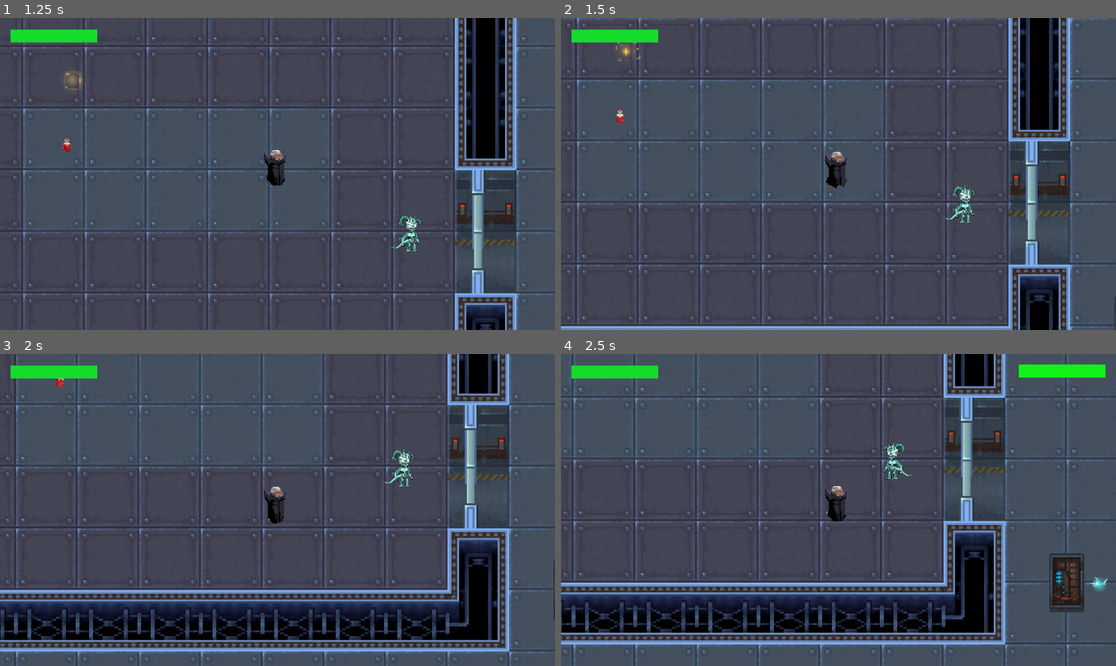
Above: before the commit, frames 1-4 (two rows, left to right).
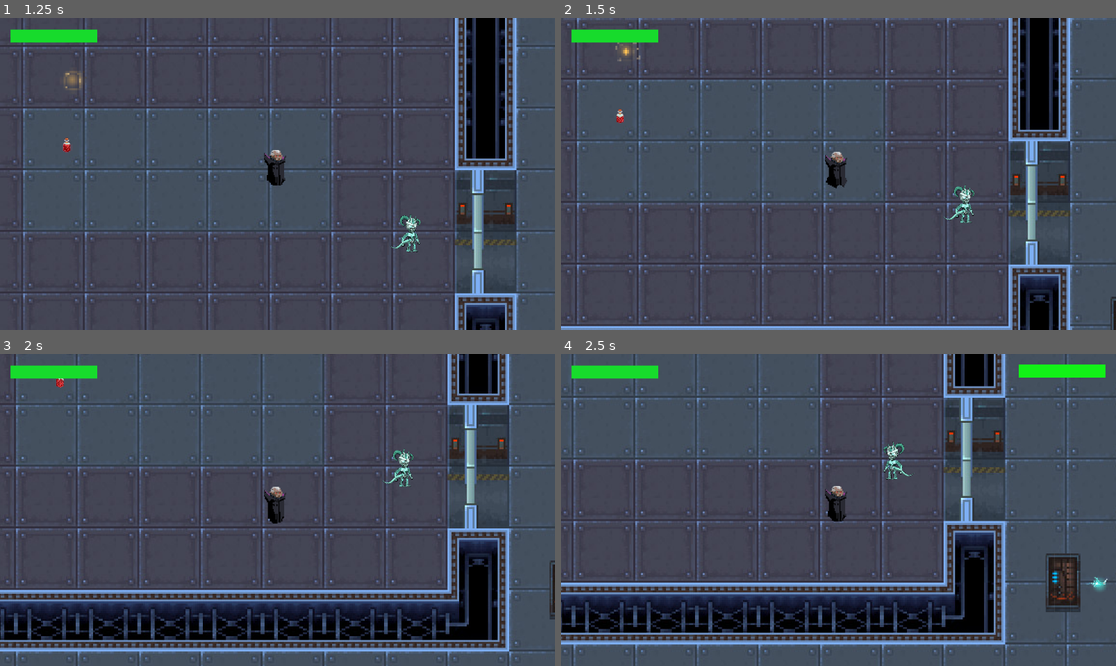
Above: after the commit, the same moments.

Repository: brianxiaodev/bloodmoon
Game: Godot game, scene res://scenes/blood_moon.tscn
Two runs of this game, one before a commit and one after it. Both use one fixed random seed, a clock stepped at 60 frames per second and the inputs below.
Inputs:
- Up to frame 1 (1.25 s): hold Right (ui_right) from 0.53 s (still down); hold Shift (dash) from 0.53 s (still down)
- Up to frame 2 (1.5 s): release Right (ui_right) at 1.28 s; release Shift (dash) at 1.28 s; hold Down (ui_down) from 1.28 s (still down); tap Z (stealth) at 1.35 s
- Up to frame 3 (2 s): keep holding Down (ui_down)
- Up to frame 4 (2.5 s): release Down (ui_down) at 2.03 s; hold Right (ui_right) from 2.03 s (still down); hold Shift (dash) from 2.03 s (still down)

Frame 1 is identical in both runs. In frame 2, less than 0.1% of the frame differs, in the area x 98-100%, y 89-100%; in frame 3, 0.1%; in frame 4, 0.6%, in the area x 87-95%, y 63-83%.

Commit message:
fixed bug in alien animation

Diff:
--- a/scenes/blood_moon.tscn
+++ b/scenes/blood_moon.tscn
@@ -25,8 +25,49 @@
 [node name="Camera2D" type="Camera2D" parent="Vampire"]
 zoom = Vector2(2, 2)
 
+[node name="Bullet" parent="." instance=ExtResource("6_3kn01")]
+
+[node name="Bats" parent="." instance=ExtResource("8_punxx")]
+visible = false
+position = Vector2(-519, -191)
+collision_layer = 5
+collision_mask = 5
+
 [node name="BulletManager" type="Node2D" parent="."]
 script = ExtResource("4_q6r7r")
+
+[node name="Health" parent="." instance=ExtResource("9_punxx")]
+
+[node name="UI" parent="." instance=ExtResource("10_xv8qn")]
+script = ExtResource("11_h4ocb")
+
+[node name="Enemy" parent="." instance=ExtResource("7_1dman")]
+position = Vector2(-177, -116)
+
+[node name="Enemy2" parent="." instance=ExtResource("7_1dman")]
+position = Vector2(207, -241)
+scale = Vector2(2, 2)
+
+[node name="Enemy3" parent="." instance=ExtResource("7_1dman")]
+position = Vector2(441, 69)
+
+[node name="Enemy4" parent="." instance=ExtResource("7_1dman")]
+position = Vector2(1142, 12)
+
+[node name="Enemy5" parent="." instance=ExtResource("7_1dman")]
+position = Vector2(-31, 275)
+scale = Vector2(2.5, 2.5)
+
+[node name="Enemy6" parent="." instance=ExtResource("7_1dman")]
+position = Vector2(813, -213)
+scale = Vector2(2.5, 2.5)
+
+[node name="Enemy7" parent="." instance=ExtResource("7_1dman")]
+position = Vector2(942, 314)
+scale = Vector2(2, 2)
+
+[node name="Enemy8" parent="." instance=ExtResource("7_1dman")]
+position = Vector2(-562, 201)
 
 [node name="Item7" parent="." instance=ExtResource("8_1dman")]
 position = Vector2(1197, -196)
@@ -49,19 +90,6 @@
 [node name="Item" parent="." instance=ExtResource("8_1dman")]
 position = Vector2(-126, -42)
 
-[node name="Bats" parent="." instance=ExtResource("8_punxx")]
-visible = false
-position = Vector2(-519, -191)
-collision_layer = 5
-collision_mask = 5
-
-[node name="Bullet" parent="." instance=ExtResource("6_3kn01")]
-
-[node name="Health" parent="." instance=ExtResource("9_punxx")]
-
-[node name="UI" parent="." instance=ExtResource("10_xv8qn")]
-script = ExtResource("11_h4ocb")
-
 [node name="Healthpotion5" parent="." instance=ExtResource("12_87vbj")]
 position = Vector2(236, 63)
 
@@ -77,33 +105,8 @@
 [node name="Healthpotion" parent="." instance=ExtResource("12_87vbj")]
 position = Vector2(-530, -218)
 
-[node name="Enemy" parent="." instance=ExtResource("7_1dman")]
-position = Vector2(-177, -116)
-
-[node name="Enemy5" parent="." instance=ExtResource("7_1dman")]
-position = Vector2(1027, 91)
-scale = Vector2(5.0625, 5.0625)
-
-[node name="Enemy4" parent="." instance=ExtResource("7_1dman")]
-position = Vector2(264, -173)
-scale = Vector2(3.375, 3.375)
-
-[node name="Enemy3" parent="." instance=ExtResource("7_1dman")]
-position = Vector2(-270, 279)
-scale = Vector2(2.25, 2.25)
-
-[node name="Enemy7" parent="." instance=ExtResource("7_1dman")]
-position = Vector2(444, 329)
-scale = Vector2(2.25, 2.25)
-
-[node name="Enemy8" parent="." instance=ExtResource("7_1dman")]
-position = Vector2(503, -9)
-scale = Vector2(2.25, 2.25)
-
-[node name="Enemy6" parent="." instance=ExtResource("7_1dman")]
-position = Vector2(143, 246)
-
 [node name="GameOver" parent="." instance=ExtResource("13_8hplf")]
 visible = false
 
 [node name="Door" parent="." instance=ExtResource("13_8hplf")]
+position = Vector2(-4, 0)
--- a/scripts/ai.gd
+++ b/scripts/ai.gd
@@ -28,6 +28,8 @@
 	zone.body_exited.connect(_on_player_detection_zone_body_exited)
 
 func _physics_process(delta: float) -> void:
+	if enemy.is_dead:
+		return
 	match current_state:
 		State.PATROL:
 			if not patrol_location_reached:
--- a/scripts/enemy.gd
+++ b/scripts/enemy.gd
@@ -70,23 +70,14 @@
 	# Stop shooting
 	shooting_timer.stop()
 
-	# Optional: Disconnect AI signal to avoid state flips
+	#disconnect ai process
 	ai.state_changed.disconnect(_on_state_changed)
+	ai.set_process(false)
+	ai.set_physics_process(false)
 
 	# Stop all animation conflicts
 	$AnimatedSprite2D.stop()
 	$AnimatedSprite2D.play("dead")
-	#$AnimatedSprite2D.frame = 0
-
-
-	$AnimatedSprite2D.animation_finished.connect(
-			_on_death_animation_finished,
-			Object.CONNECT_ONE_SHOT
-		)
-
-
-func _on_death_animation_finished():
-	queue_free()
 
 
 func _on_animated_sprite_2d_frame_changed() -> void:
@@ -96,3 +87,5 @@
 			$AnimatedSprite2D.scale = original_scale * 6
 		else:
 			$AnimatedSprite2D.scale = original_scale
+		if current_frame == $AnimatedSprite2D.sprite_frames.get_frame_count("dead") - 1:
+			queue_free()
